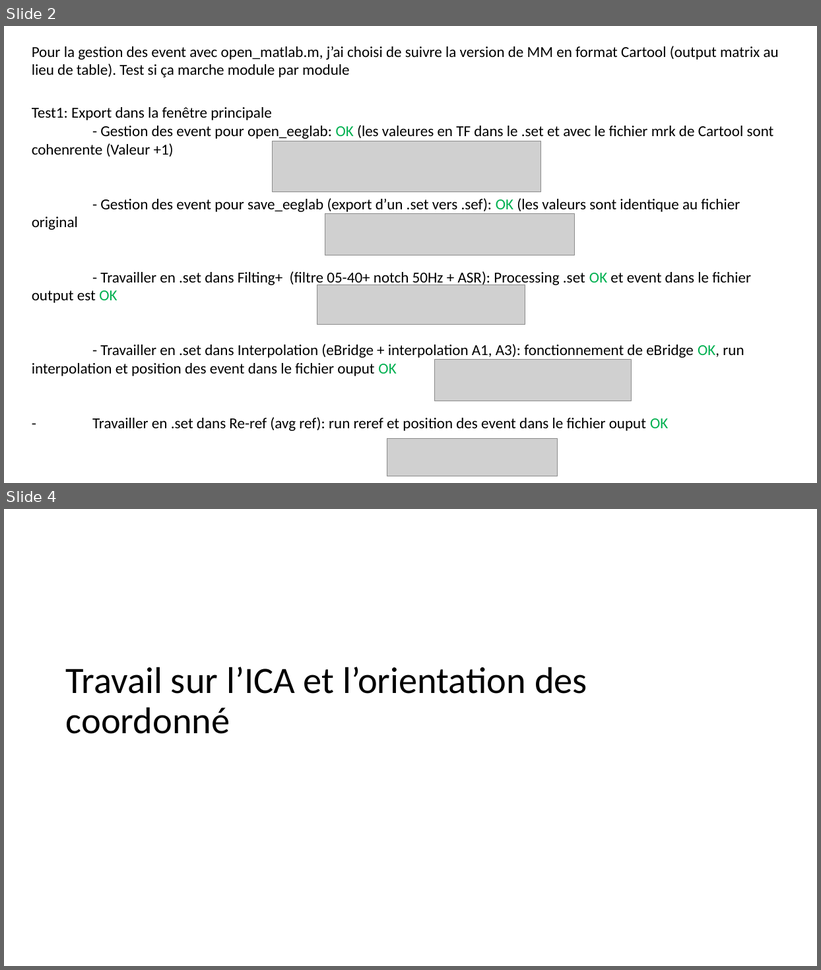
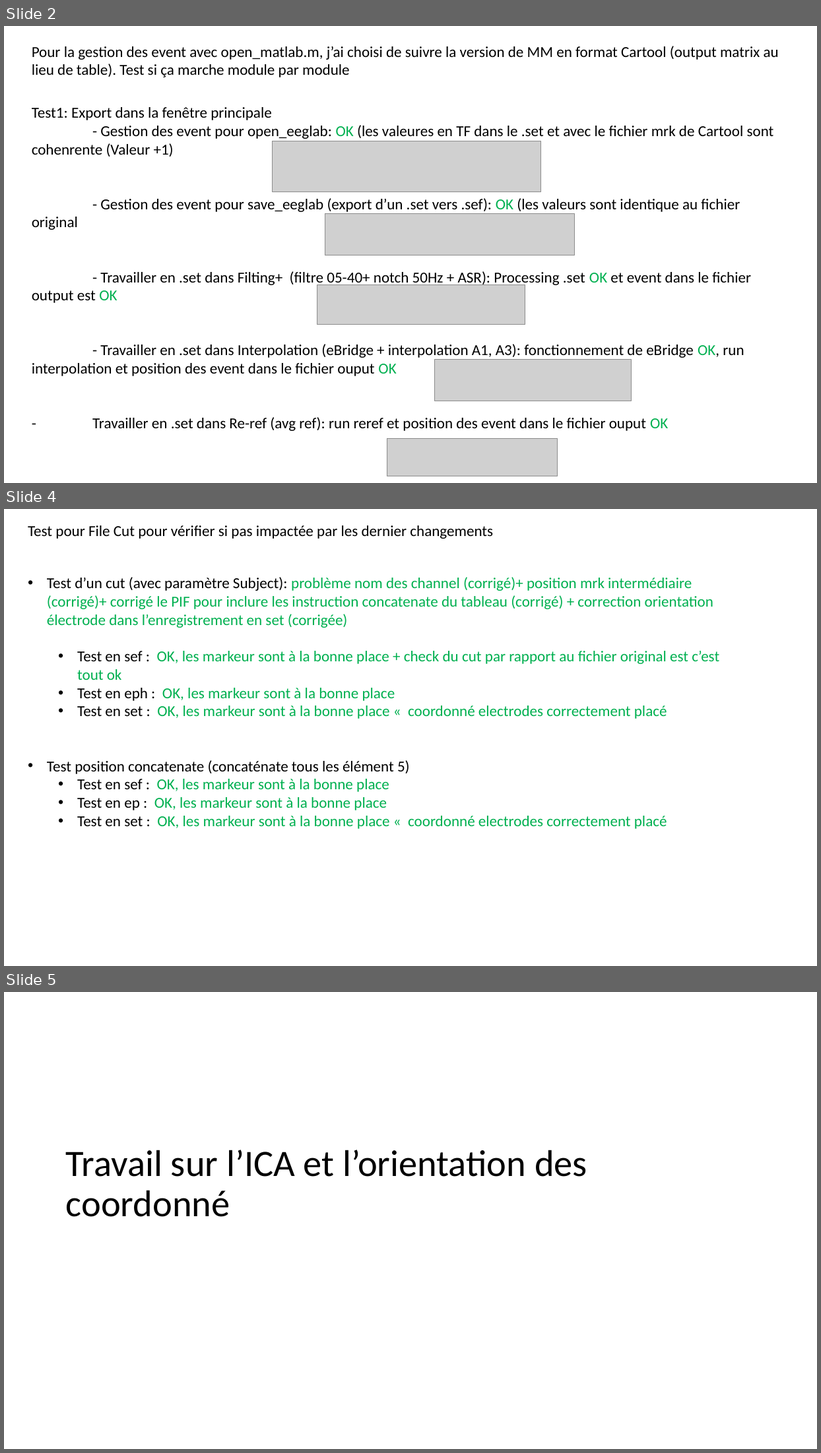
Before and after one commit to DePrettoM/EEGpal, a slide deck: working_doc/Test_EEpal_v1_1_merged.pptx. Shown one above the other, each under a label of ours: slides 2 and 4 before the commit, slides 2, 4 and 5 after it; the slides between them are not shown. The pictures are 821x970 and 821x1453 pixels, drawn with LibreOffice and Linux fonts; fonts in the diff are those of the drawing; grey boxes stand for pictures. Boxes give left, top, right and bottom in pixels: in the first picture for what was removed or moved away, otherwise in the second. Text is boxed around its words. In the diff, an @@ line names an element or a change of style, - is before the commit and + after.

Commit message:
Correction bug FileCut
Correction bug dans file cut

```diff
--- a/working_doc/Test_EEpal_v1_1_merged.pptx
+++ b/working_doc/Test_EEpal_v1_1_merged.pptx
@@ slide 4 added at box(4, 509, 817, 966), background #FFFFFF @@
@@ text added at box(28, 525, 493, 539), 18 pt, text #000000 @@
+Test pour File Cut pour vérifier si pas impactée par les dernier changements
@@ text added at box(47, 577, 719, 829), 18 pt, text #00B050 @@
+• Test d’un cut (avec paramètre Subject): problème nom des channel (corrigé)+ position mrk intermédiaire (corrigé)+ corrigé le PIF pour inclure les instruction concatenate du tableau (corrigé) + correction orientation électrode dans l’enregistrement en set (corrigée)
+  • Test en sef : OK, les markeur sont à la bonne place + check du cut par rapport au fichier original est c’est tout ok
+  • Test en eph : OK, les markeur sont à la bonne place
+  • Test en set : OK, les markeur sont à la bonne place « coordonné electrodes correctement placé
+• Test position concatenate (concaténate tous les élément 5)
+  • Test en sef : OK, les markeur sont à la bonne place
+  • Test en ep : OK, les markeur sont à la bonne place
+  • Test en set : OK, les markeur sont à la bonne place « coordonné electrodes correctement placé
@@ what was slide 4 is now slide 5 @@
```
Also in this commit, not shown: 1 slide changed, 1 other slide added, 11 other files.
